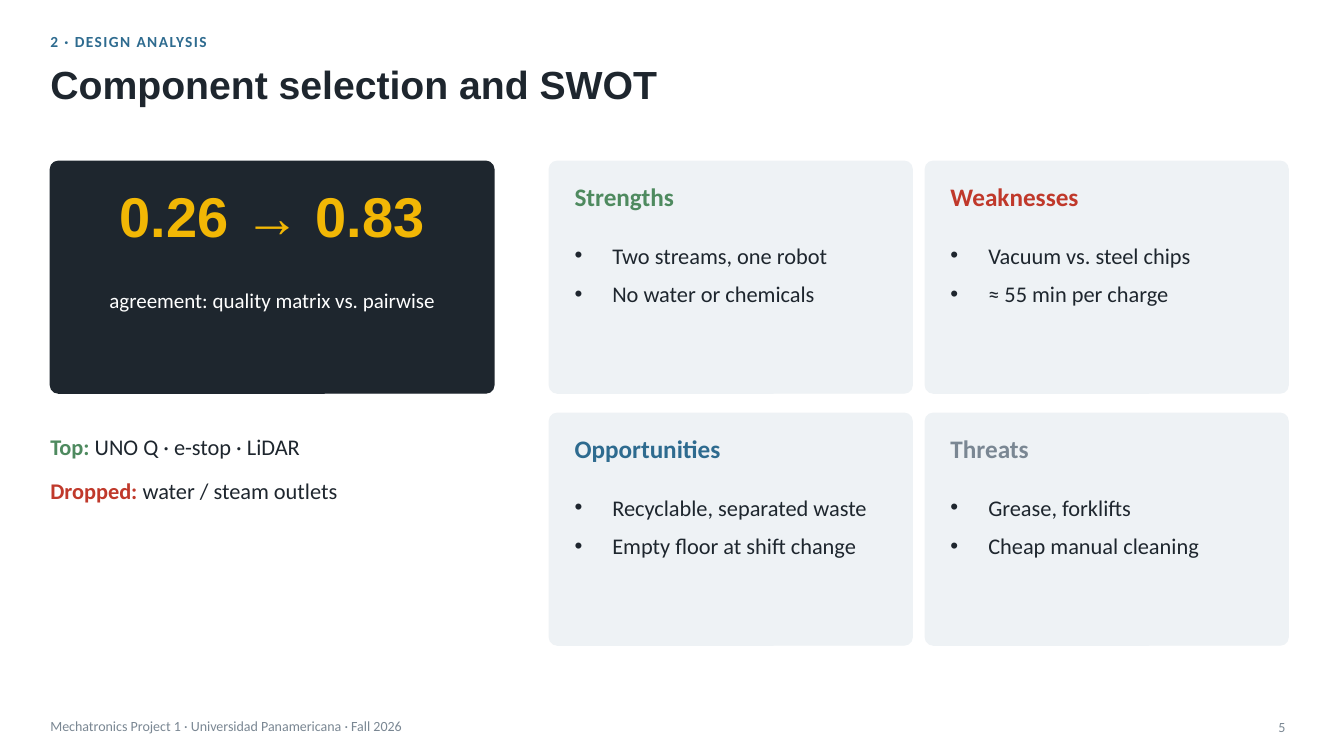
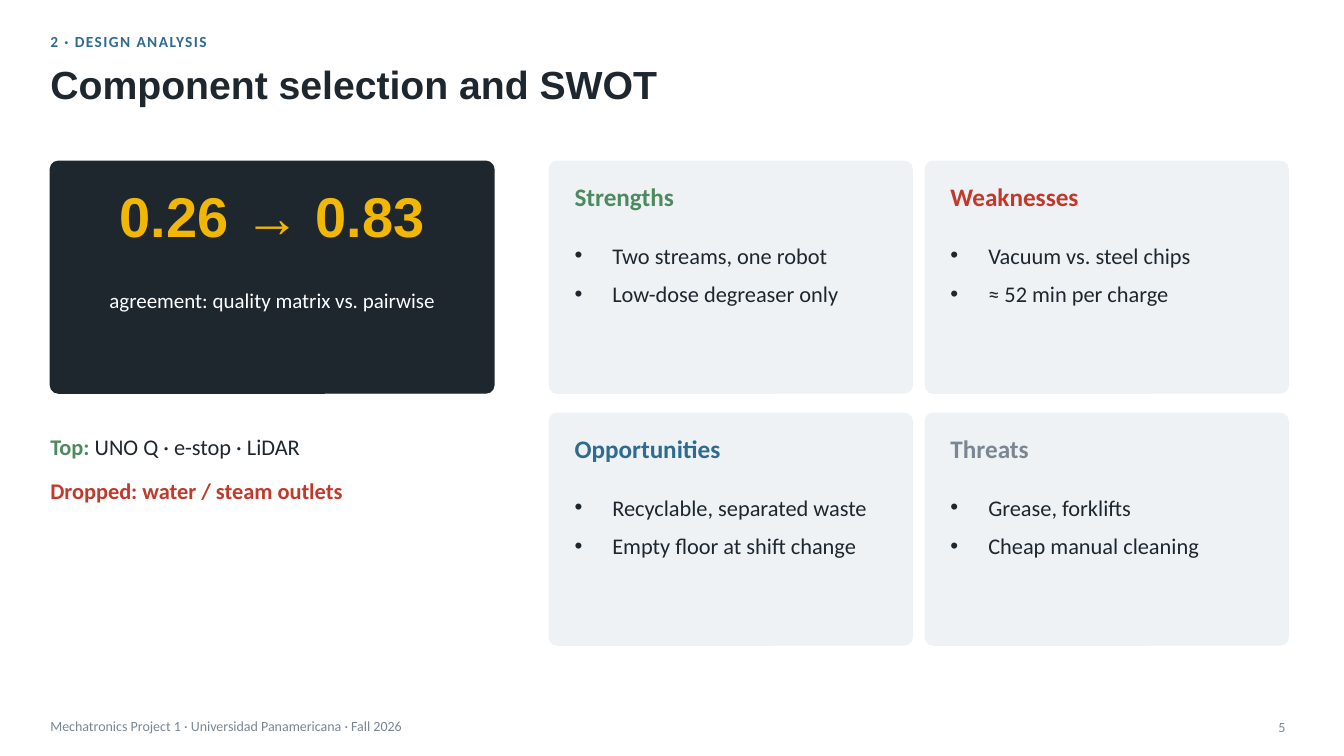
Before and after one commit to Happenedspice17/industrial-waste-clean-machine, a slide deck: slide 5 of docs/semester-1-deliverables/Final_Presentation_Waste_Robot_v4.pptx. Drawn at 1344x756 pixels with LibreOffice and Linux fonts; fonts in the diff are those of the drawing. Boxes give left, top, right and bottom in pixels: in the first picture for what was removed or moved away, otherwise in the second. Text is boxed around its words. In the diff, an @@ line names an element or a change of style, - is before the commit and + after.

```diff
--- a/docs/semester-1-deliverables/Final_Presentation_Waste_Robot_v4.pptx
+++ b/docs/semester-1-deliverables/Final_Presentation_Waste_Robot_v4.pptx
@@ text at <box>612,286,838,306</box>: text changed @@
-• No water or chemicals
+• Low-dose degreaser only
@@ text at <box>1004,286,1168,306</box>: text changed @@
-• ≈ 55 min per charge
+• ≈ 52 min per charge
@@ text at <box>50,483,343,503</box>: text colour #1E262E to #C0392B, bold on in "water / steam outlets" @@
```
Also in this commit, not shown: 5 other slides changed, 28 other files.
